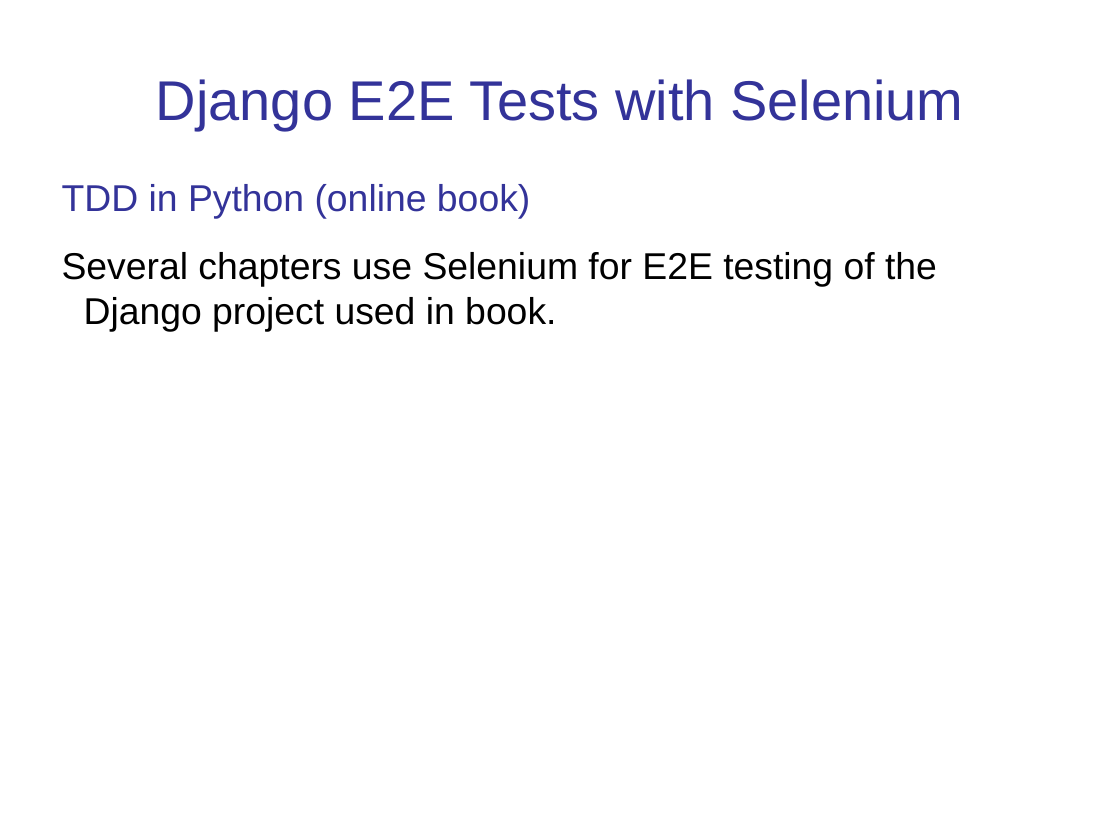
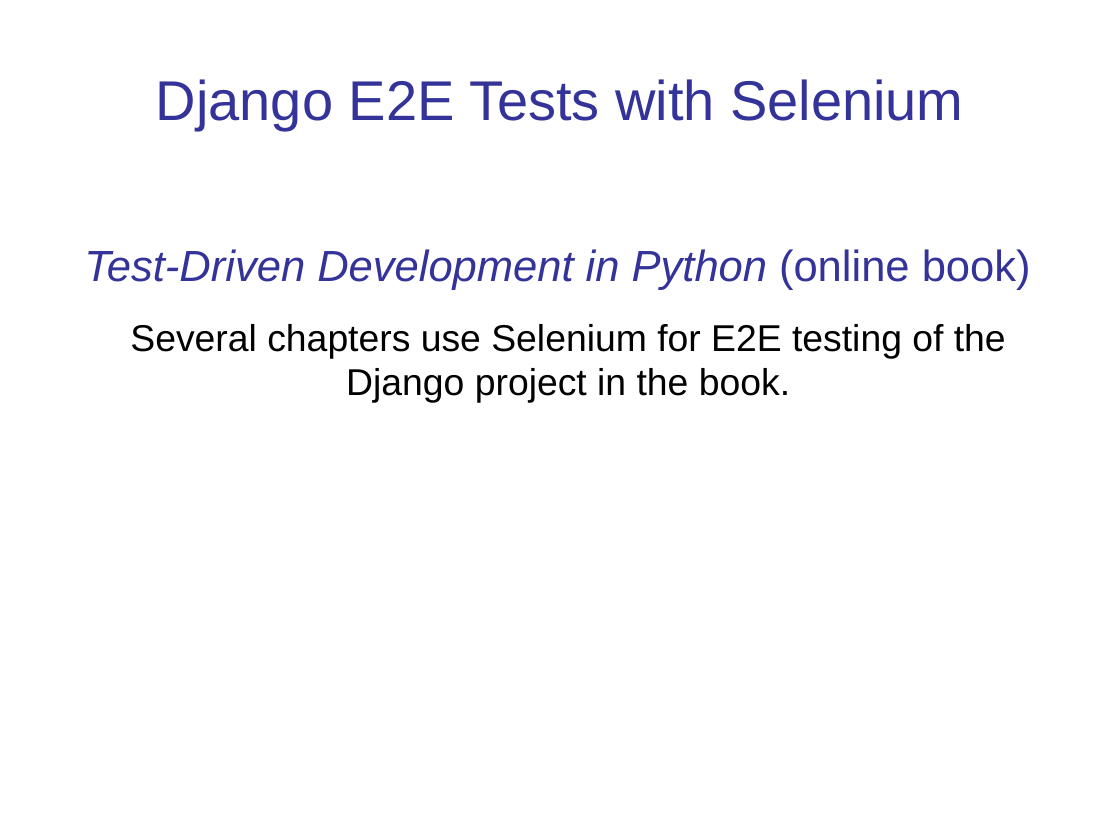
Before and after one commit to cpske/ISP, a slide deck: slide 27 of testing/WebTesting.ppt (slide 29 before the commit). Drawn at 1120x840 pixels with LibreOffice and Linux fonts; fonts in the diff are those of the drawing. Boxes give left, top, right and bottom in pixels: in the first picture for what was removed or moved away, otherwise in the second. Text is boxed around its words. In the diff, an @@ line names an element or a change of style, - is before the commit and + after.

Commit message:
updates to selenium intro

```diff
--- a/testing/WebTesting.ppt
+++ b/testing/WebTesting.ppt
@@ text at [84,249,1031,403]: text changed @@
-TDD in Python (online book)
-Several chapters use Selenium for E2E testing of the Django project used in book.
+Test-Driven Development in Python (online book)
+Several chapters use Selenium for E2E testing of the Django project in the book.
```
Also in this commit, not shown: 7 other slides changed, 2 slides removed, 3 other files.
